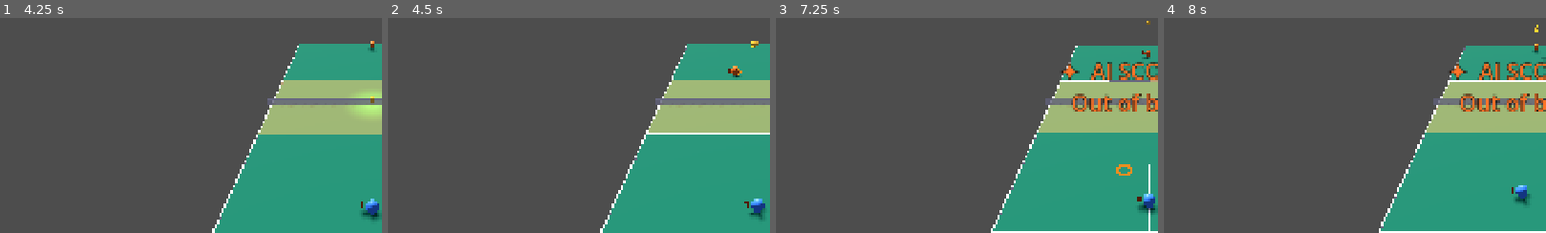
Above: before the commit, frames 1-4 (left to right).
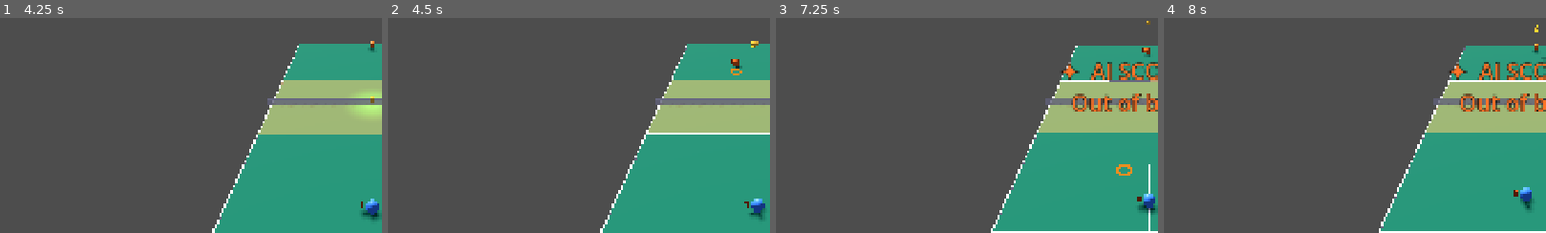
Above: after the commit, the same moments.

Repository: altafhssn/pickleball
Game: Godot game, scene res://scenes/Main.tscn
The game is run twice, just before and just after one commit, with the same random seed, the same clock (stepped at 60 frames per second) and the same inputs.
Inputs (mouse positions are % of the whole screen's width and height, from its top left):
- Up to frame 1 (4.25 s): click "▲" at 0.5 s; click "◀" at 1.25 s; click "▶" at 2 s; click "▼" at 2.75 s; click "▶ Quick Match" at 3.5 s
- Up to frame 2 (4.5 s): tap Space at 4.25 s; move the mouse to (72, 45) at 4.27 s; click (72, 45) at 4.42 s
- Up to frame 3 (7.25 s): tap Space at 4.52, 5, 5.75, 6.5 s; drag from (30, 55) to (45, 70) at 5.02 s; move the mouse to (60, 28) at 5.77 s; click (60, 28) at 5.92 s; drag from (45, 70) to (20, 35) at 6.52 s
- Up to frame 4 (8 s): tap Space at 7.25, 7.52 s; move the mouse to (80, 65) at 7.27 s; click (80, 65) at 7.42 s
The pictures show only the part of the screen within x 1-51%, y 34-84%; the shares and areas given below are measured in that part.

Frame 1 is identical in both runs. In frame 2, 0.2% of the frame differs, in the area x 89-93%, y 19-28%; in frame 3, less than 0.1%; in frame 4, 0.4%, in the area x 91-97%, y 77-90%.

Commit message:
[feel] Slower character running + explicit wait-for-bounce state
User feedback:
- 'character is spawning right on the spot when the ball is bouncing,
  and he's moving too quickly' → auto-mover at 6 units/sec was
  snapping the characters to the predicted landing. Dropped to 3.5
  units/sec so they look like they're running.
- 'when the opponent serves we need to hit the ball only after it
  bounces' → make the wait state explicit:
  - HUD turn indicator now reads 'Wait for the bounce…' while
    total_bounces_in_rally < 2 and bounces_since_last_hit < 1
    (the player-side, pre-first-bounce window after the AI serves).
    After the ball bounces it switches to 'SPACE to swing!'.
  - Swing-zone ring is grey/dim during the wait — not yet hittable.
    As soon as the ball bounces it goes back to the
    green/yellow/orange/red colour scale.

Co-Authored-By: Claude Opus 4.7 <noreply@anthropic.com>

Diff:
--- a/scripts/Main.gd
+++ b/scripts/Main.gd
@@ -538,16 +538,22 @@
 		return
 	swing_zone_ring.visible = true
 	swing_zone_ring.global_position = Vector3(player.position.x, 0.015, player.position.z)
-	var dist: float = Vector2(player.position.x - ball.position.x, player.position.z - ball.position.z).length()
+
+	# Two-bounce wait: ring is grey/dim, "don't hit yet" cue.
+	var awaiting_bounce: bool = total_bounces_in_rally < 2 and bounces_since_last_hit < 1
 	var color: Color
-	if dist < PERFECT_DIST:
-		color = Color(0.15, 1.0, 0.35, 1.0)        # green
-	elif dist < GOOD_DIST:
-		color = Color(1.0, 0.95, 0.2, 0.95)        # yellow
-	elif dist < PLAYER_HIT_RANGE:
-		color = Color(1.0, 0.55, 0.15, 0.9)        # orange
+	if awaiting_bounce:
+		color = Color(0.45, 0.45, 0.5, 0.55)   # grey: not yet hittable
 	else:
-		color = Color(1.0, 0.25, 0.25, 0.7)        # red
+		var dist: float = Vector2(player.position.x - ball.position.x, player.position.z - ball.position.z).length()
+		if dist < PERFECT_DIST:
+			color = Color(0.15, 1.0, 0.35, 1.0)     # green
+		elif dist < GOOD_DIST:
+			color = Color(1.0, 0.95, 0.2, 0.95)     # yellow
+		elif dist < PLAYER_HIT_RANGE:
+			color = Color(1.0, 0.55, 0.15, 0.9)     # orange
+		else:
+			color = Color(1.0, 0.25, 0.25, 0.7)     # red
 	var mat: StandardMaterial3D = swing_zone_ring.material_override as StandardMaterial3D
 	mat.albedo_color = color
 	mat.emission = Color(color.r, color.g, color.b)
@@ -702,10 +708,10 @@
 				player_target_x = clampf(ball.position.x * 0.3, -0.6, 0.6)
 				player_target_z = PLAYER_BASELINE
 
-	# Move rate per second. Wii-Sports auto-positioning wants characters to
-	# almost always reach the ball — they need to be slightly faster than
-	# the ball's horizontal pace.
-	var move_rate: float = delta * 6.0
+	# Move rate per second. Slowed enough that characters look like they
+	# RUN to the ball instead of teleporting. Realistic-ish: a quick
+	# pickleball player covers about half a court in a second.
+	var move_rate: float = delta * 3.5
 	player.position.x = move_toward(player.position.x, player_target_x, move_rate)
 	player.position.z = move_toward(player.position.z, player_target_z, move_rate)
 
@@ -1162,7 +1168,12 @@
 	if not rally_active or not ball.is_in_play:
 		return
 	if ball.position.z < 0:
-		hud.show_serve_indicator("SPACE to swing!")
+		# Two-bounce phase: the ball has crossed to player's side after
+		# the AI's serve but hasn't bounced yet. Tell the user to wait.
+		if total_bounces_in_rally < 2 and bounces_since_last_hit < 1:
+			hud.show_serve_indicator("Wait for the bounce…")
+		else:
+			hud.show_serve_indicator("SPACE to swing!")
 	else:
 		hud.show_serve_indicator("")
 
